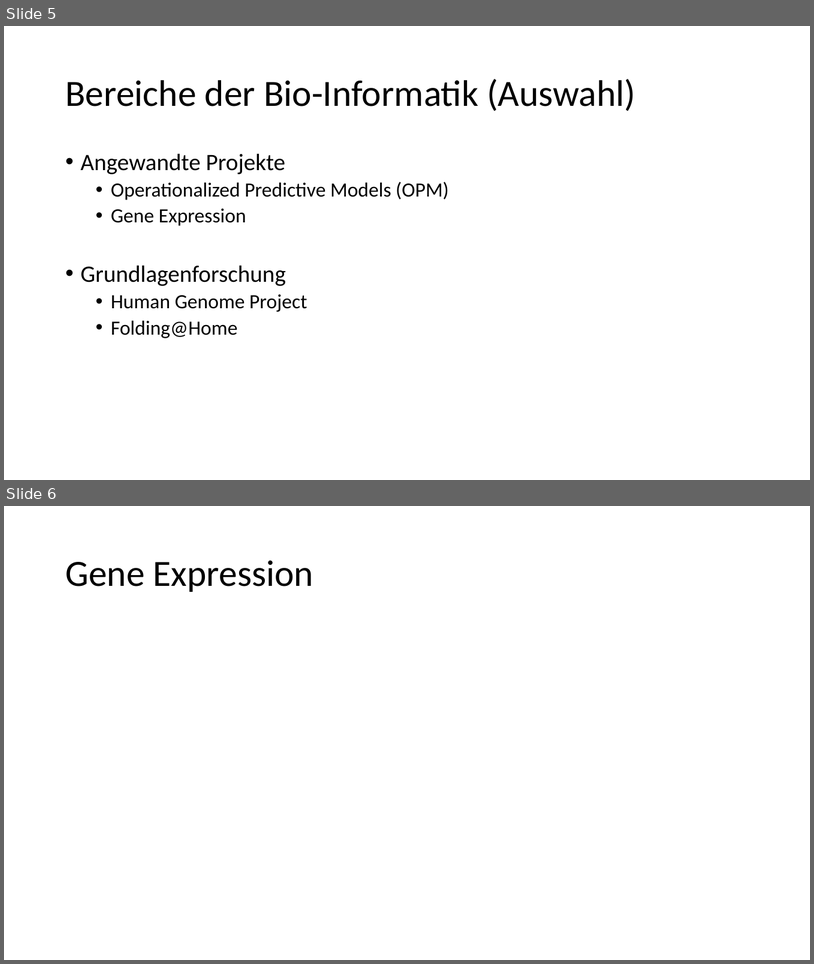
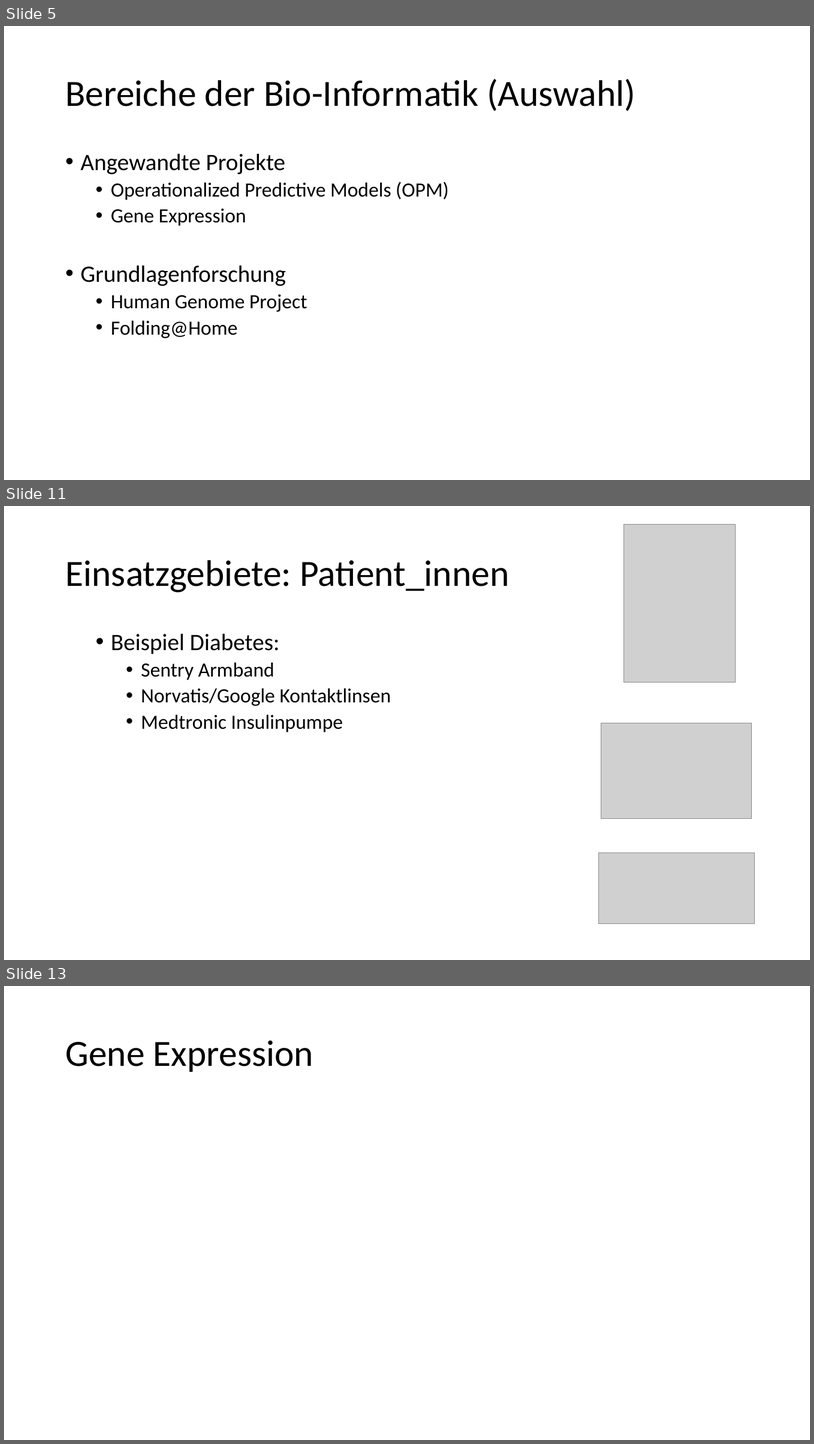
Before and after one commit to advocd/ss2016-innovative_technologien, a slide deck: Von der Informatik die Auszog um die Welt.pptx. Shown one above the other, each under a label of ours: slides 5 and 6 before the commit, slides 5, 11 and 13 after it; the slides between them are not shown. The pictures are 814x964 and 814x1444 pixels, drawn with LibreOffice and Linux fonts; fonts in the diff are those of the drawing; grey boxes stand for pictures. Boxes give left, top, right and bottom in pixels: in the first picture for what was removed or moved away, otherwise in the second. Text is boxed around its words. In the diff, an @@ line names an element or a change of style, - is before the commit and + after.

```diff
--- a/Von der Informatik die Auszog um die Welt.pptx
+++ b/Von der Informatik die Auszog um die Welt.pptx
@@ slide 11 added at box(4, 506, 810, 960), background #FFFFFF @@
@@ picture added at box(624, 524, 736, 682) @@
@@ title added at box(65, 560, 509, 592), 44 pt, text #000000 @@
+Einsatzgebiete: Patient_innen
@@ text added at box(111, 633, 392, 732), 24 pt, text #000000 @@
+  • Beispiel Diabetes:
+    • Sentry Armband
+    • Norvatis/Google Kontaktlinsen
+    • Medtronic Insulinpumpe
@@ picture added at box(602, 723, 752, 818) @@
@@ picture added at box(599, 853, 755, 924) @@
@@ what was slide 6 is now slide 13 @@
```
Also in this commit, not shown: 2 slides changed, 5 other slides added, 9 other files.
